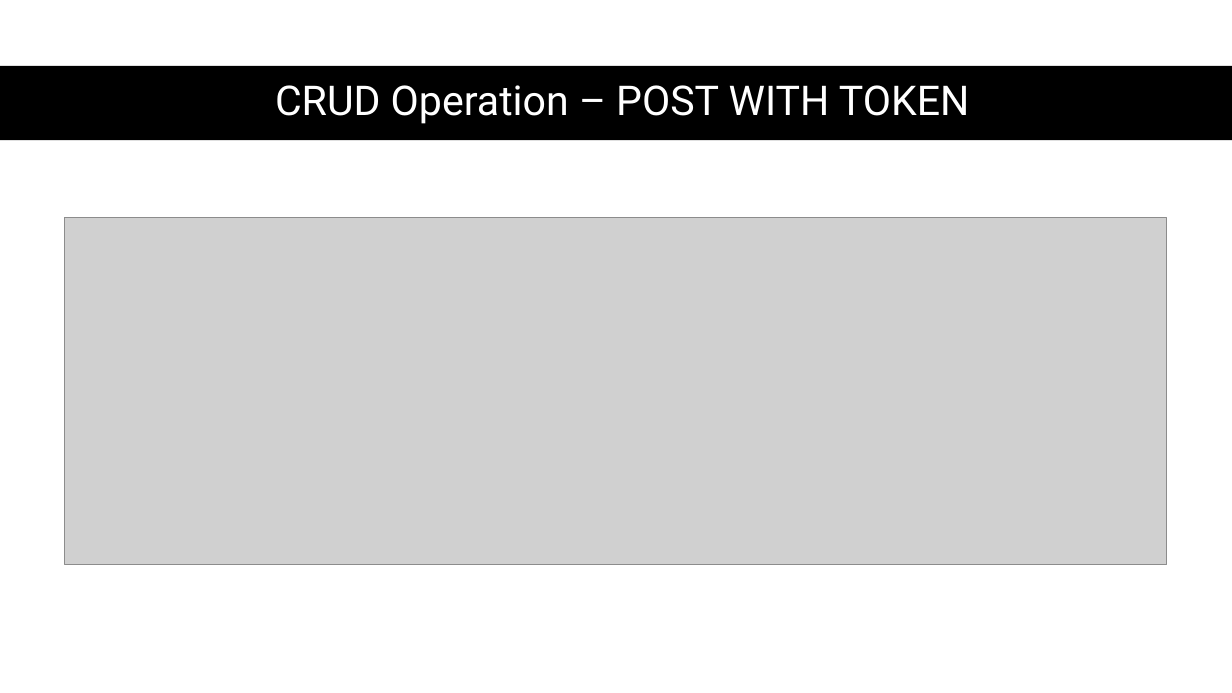
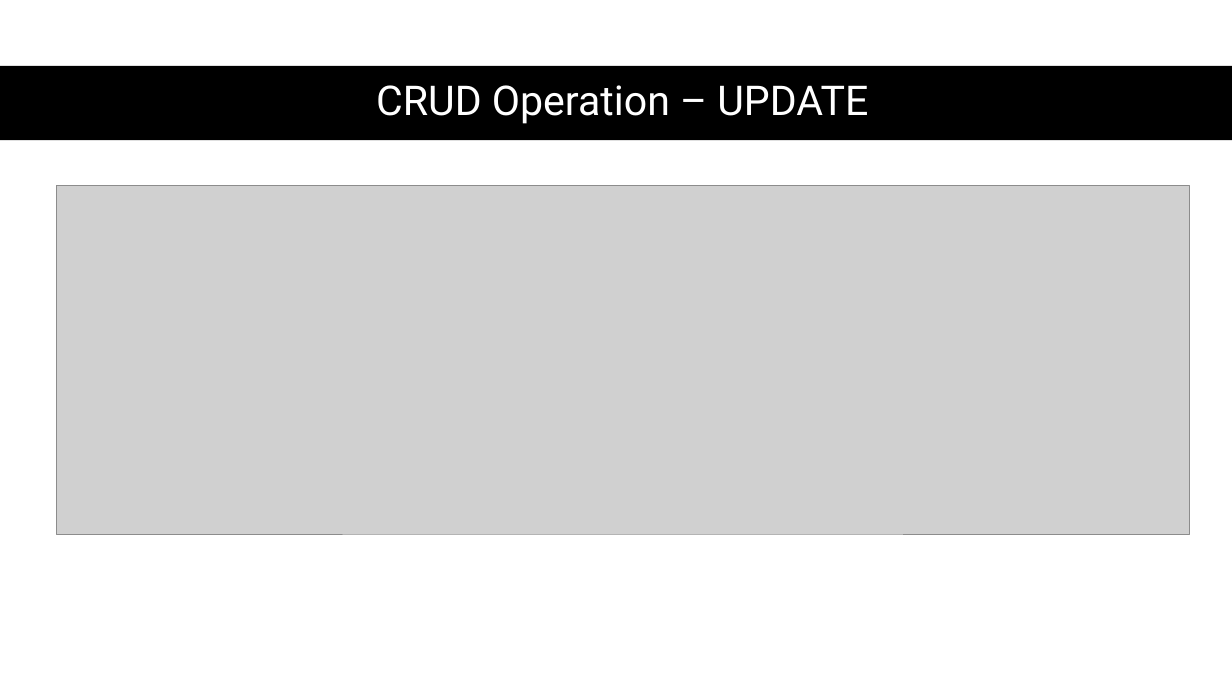
Before and after one commit to Buyantugs/cs489-project, a slide deck: slide 10 of docs/Presentation1.pptx. Drawn at 1232x693 pixels with LibreOffice and Linux fonts; fonts in the diff are those of the drawing; grey boxes stand for pictures. Boxes give left, top, right and bottom in pixels: in the first picture for what was removed or moved away, otherwise in the second. Text is boxed around its words. In the diff, an @@ line names an element or a change of style, - is before the commit and + after.

```diff
--- a/docs/Presentation1.pptx
+++ b/docs/Presentation1.pptx
@@ title at (x1=376, y1=85, x2=868, y2=124): text changed @@
-CRUD Operation – POST WITH TOKEN
+CRUD Operation – UPDATE
@@ picture resized from (x1=65, y1=218, x2=1167, y2=566) to (x1=56, y1=186, x2=1189, y2=534) @@
```
Also in this commit, not shown: 3 other slides changed, 2 slides added, 3 other files.
